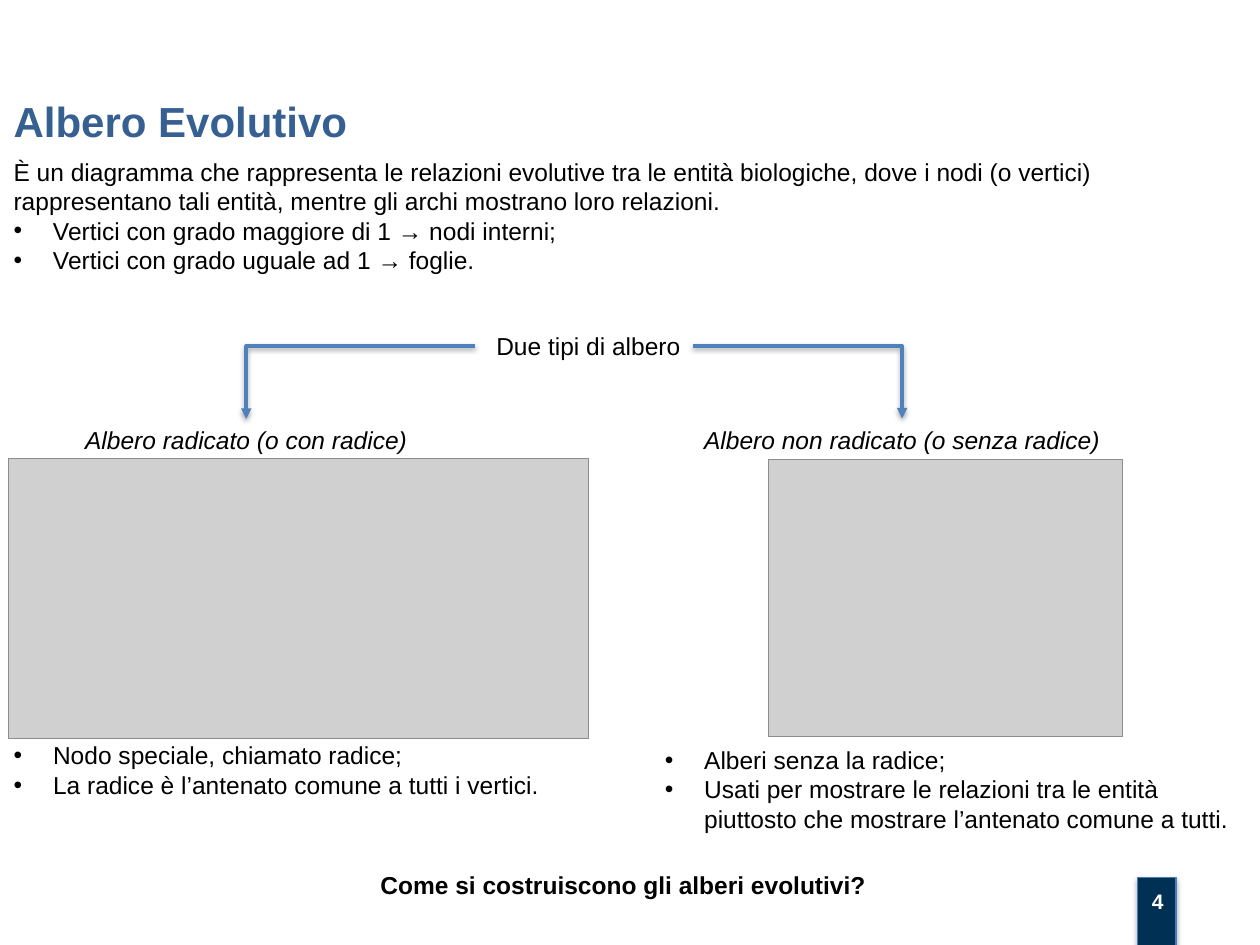
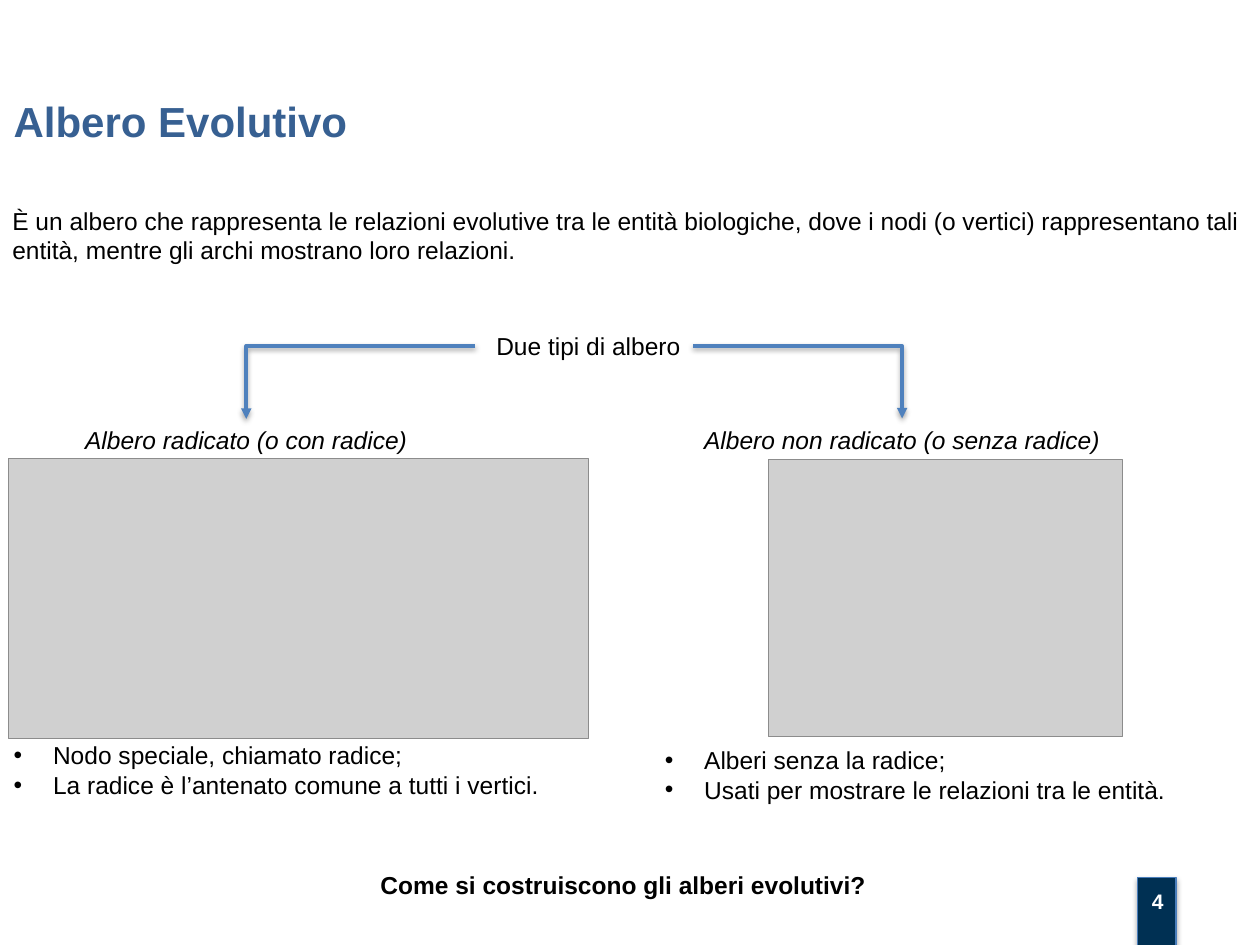
Before and after one commit to mtortoli/Thesis, a slide deck: slide 4 of Discussione Laurea/Slides v.1.0.pptx. Drawn at 1260x945 pixels with LibreOffice and Linux fonts; fonts in the diff are those of the drawing; grey boxes stand for pictures; background and template pictures are left out. Boxes give left, top, right and bottom in pixels: in the first picture for what was removed or moved away, otherwise in the second. Text is boxed around its words. In the diff, an @@ line names an element or a change of style, - is before the commit and + after.

```diff
--- a/Discussione Laurea/Slides v.1.0.pptx
+++ b/Discussione Laurea/Slides v.1.0.pptx
@@ text at (x1=12, y1=210, x2=1238, y2=264): text changed @@
-È un diagramma che rappresenta le relazioni evolutive tra le entità biologiche, dove i nodi (o vertici) rappresentano tali entità, mentre gli archi mostrano loro relazioni.
-• Vertici con grado maggiore di 1 → nodi interni;
-• Vertici con grado uguale ad 1 → foglie.
+È un albero che rappresenta le relazioni evolutive tra le entità biologiche, dove i nodi (o vertici) rappresentano tali entità, mentre gli archi mostrano loro relazioni.
@@ text at (x1=704, y1=781, x2=1165, y2=804): text changed @@
-• Usati per mostrare le relazioni tra le entità piuttosto che mostrare l’antenato comune a tutti.
+• Usati per mostrare le relazioni tra le entità.
```
Also in this commit, not shown: 13 other slides changed, 1 other file.
